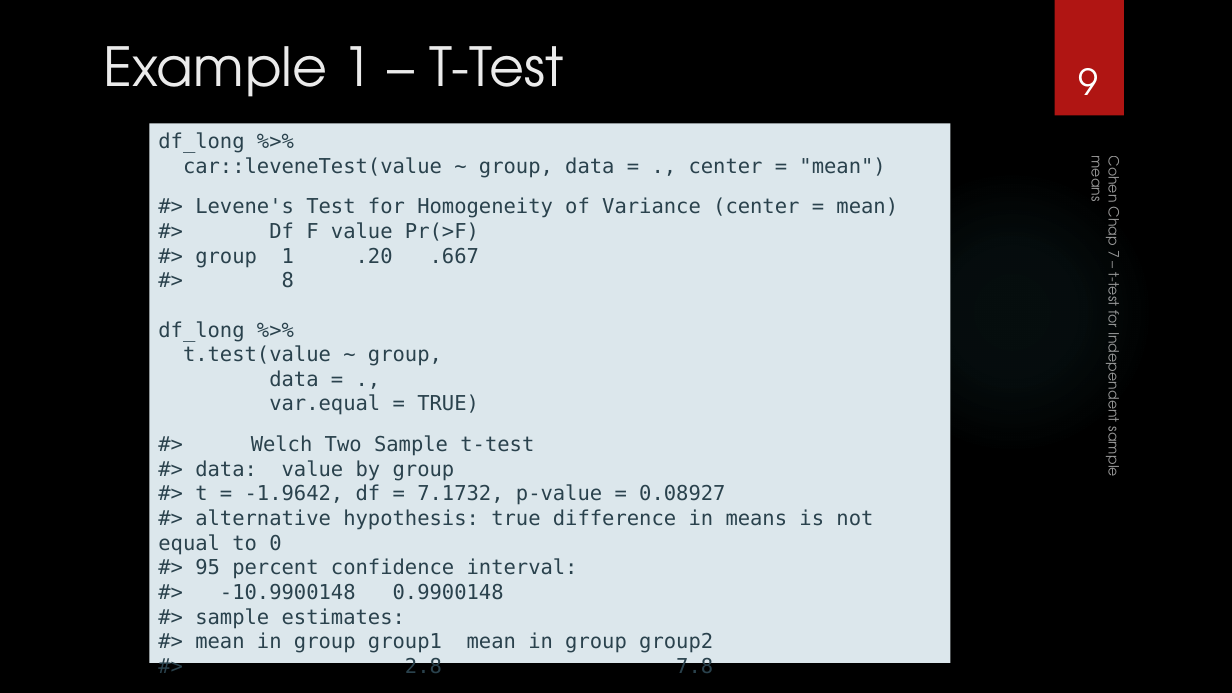
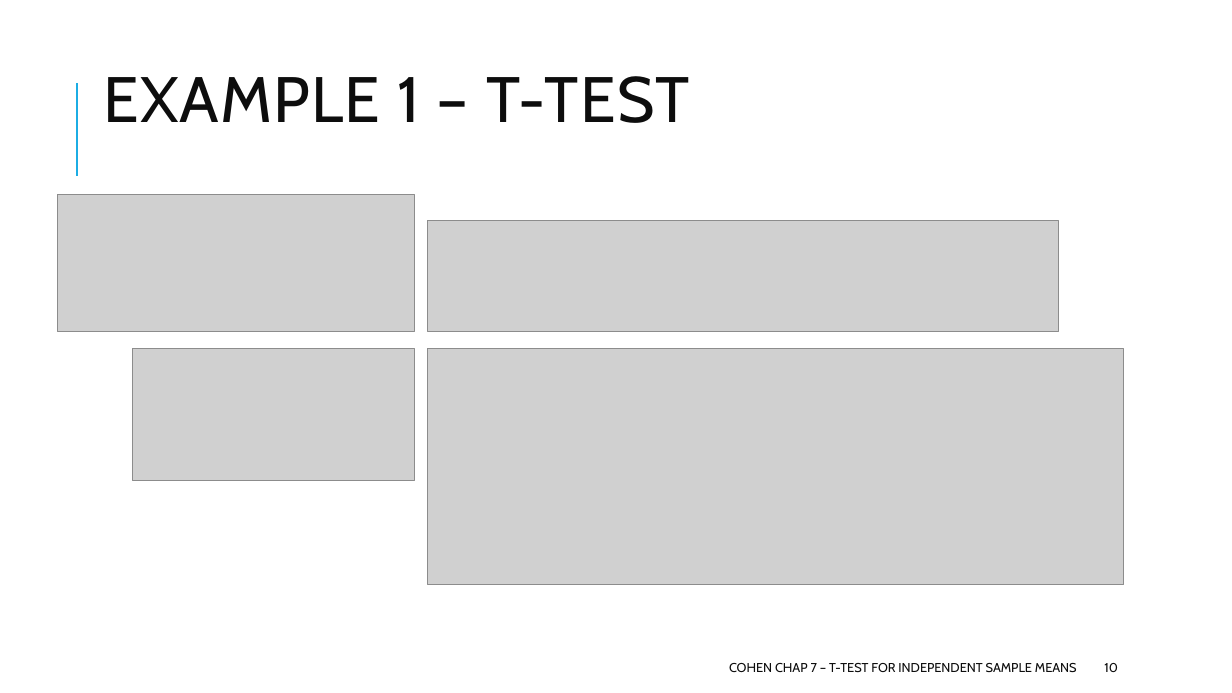
Before and after one commit to CEHS-research/PSY-6600_public, a slide deck: slide 10 of slides/ch7_t-test.pptx (slide 9 before the commit). Drawn at 1232x693 pixels with LibreOffice and Linux fonts; fonts in the diff are those of the drawing; grey boxes stand for pictures; background and template pictures are left out. Boxes give left, top, right and bottom in pixels: in the first picture for what was removed or moved away, otherwise in the second. Text is boxed around its words. In the diff, an @@ line names an element or a change of style, - is before the commit and + after.

```diff
--- a/slides/ch7_t-test.pptx
+++ b/slides/ch7_t-test.pptx
@@ background picture (left out) to #FFFFFF @@
@@ title "EXAMPLE 1 – T-TEST" at [103,76,690,123]: vertical alignment top to middle @@
@@ rectangle removed at [1055,0,1124,116] @@
@@ line added from (77, 176) to (77, 83), #1CADE4 1.5 pt @@
@@ title at [103,76,690,123]: text changed; size 42 to 50 pt; font TeX Gyre Adventor to Cabin; text colour #EBEBEB to #0D0D0D @@
-Example 1 – T-Test
+EXAMPLE 1 – T-TEST
@@ page number removed at [1078,68,1098,95] @@
-9
@@ rectangle removed at [150,124,951,664] @@
-df_long %>%
-car::leveneTest(value ~ group, data = ., center = "mean")
-#> Levene's Test for Homogeneity of Variance (center = mean)
-#> Df F value Pr(>F)
-#> group 1 .20 .667
-#> 8
-df_long %>%
-t.test(value ~ group,
-data = .,
-var.equal = TRUE)
-#> Welch Two Sample t-test
-#> data: value by group
-#> t = -1.9642, df = 7.1732, p-value = 0.08927
-#> alternative hypothesis: true difference in means is not equal to 0
-#> 95 percent confidence interval:
-#> -10.9900148 0.9900148
-#> sample estimates:
-#> mean in group group1 mean in group group2
-#> 2.8 7.8
@@ ellipse removed at [870,169,1154,454] @@
@@ picture added at [57,195,414,332] @@
@@ picture added at [428,221,1058,332] @@
@@ picture added at [132,349,414,482] @@
@@ picture added at [428,349,1124,585] @@
@@ text "COHEN CHAP 7 – T-TEST ..." at [729,663,1077,672]: vertical alignment bottom to middle; rotation 90 to 0 degrees @@
@@ text at [729,663,1077,672]: text changed; size 11 to 10 pt; font TeX Gyre Adventor to Cabin; text colour #FFFFFF at 60% opacity to #0D0D0D @@
-Cohen Chap 7 – t-test for Independent sample means
+COHEN CHAP 7 – T-TEST FOR INDEPENDENT SAMPLE MEANS
@@ page number added at [1104,663,1118,672], 10 pt, text #0D0D0D @@
+10
```
Also in this commit, not shown: 18 other slides changed, 2 slides added, 1 slide removed, 7 other files.
